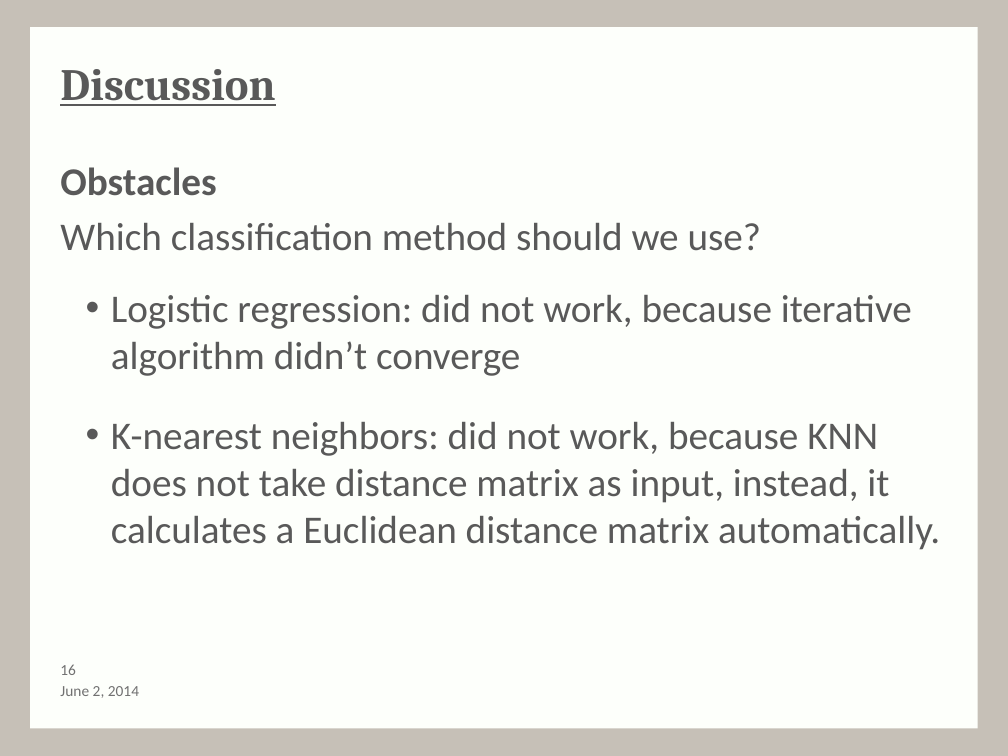
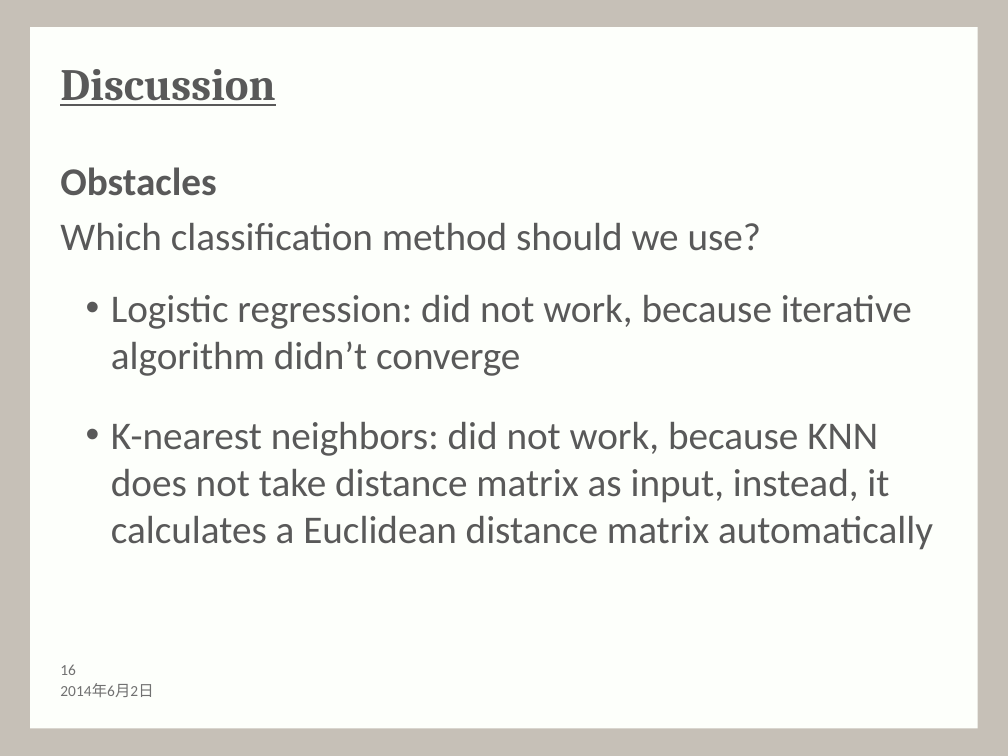
Before and after one commit to MartinGuyer/Project3ML, a slide deck: slide 17 of Presentation/presentation-draft.pptx. Drawn at 1008x756 pixels with LibreOffice and Linux fonts; fonts in the diff are those of the drawing; background and template pictures are left out. Boxes give left, top, right and bottom in pixels: in the first picture for what was removed or moved away, otherwise in the second. Text is boxed around its words. In the diff, an @@ line names an element or a change of style, - is before the commit and + after.

Commit message:
draft

```diff
--- a/Presentation/presentation-draft.pptx
+++ b/Presentation/presentation-draft.pptx
@@ text at <box>111,422,933,550</box>: text changed @@
-  • K-nearest neighbors: did not work, because KNN does not take distance matrix as input, instead, it calculates a Euclidean distance matrix automatically.
+  • K-nearest neighbors: did not work, because KNN does not take distance matrix as input, instead, it calculates a Euclidean distance matrix automatically
@@ text at <box>60,683,153,697</box>: text changed @@
-June 2, 2014
+2014年6月2日
```
Also in this commit, not shown: 16 other slides changed.
